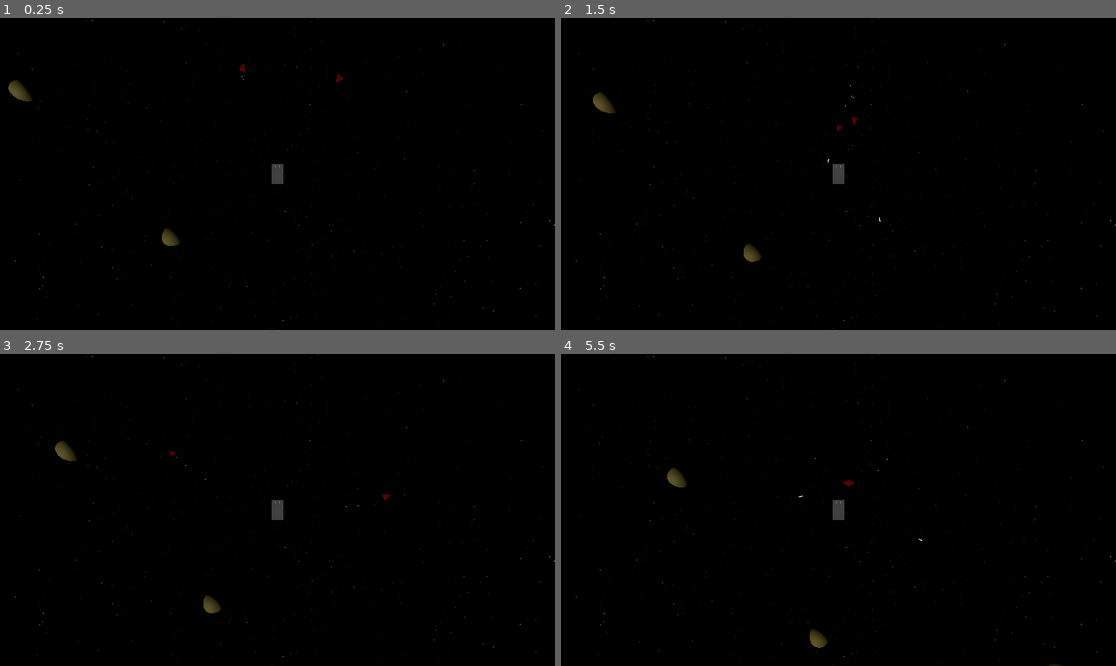
Above: before the commit, frames 1-4 (two rows, left to right).
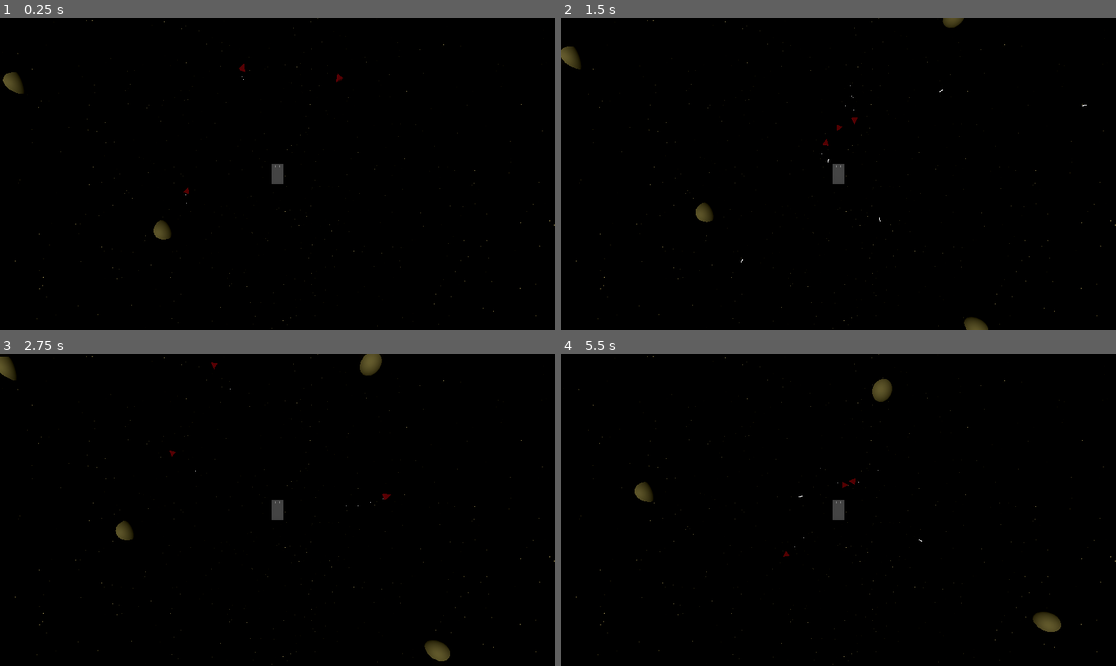
Above: after the commit, the same moments.

Repository: Kazuo256/mothership
Game: Godot game, scene res://main.tscn
The game is run twice, just before and just after one commit, with the same random seed, the same clock (stepped at 60 frames per second) and the same inputs.
Inputs:
- Up to frame 1 (0.25 s): no input
- Up to frame 2 (1.5 s): no input
- Up to frame 3 (2.75 s): no input
- Up to frame 4 (5.5 s): no input

The runs differ from the first frame. In frame 1, 0.4% of the frame differs, in the area x 0-62%, y 17-74%; in frame 2, 0.9%; in frame 3, 1.1%, in the area x 0-82%, y 0-99%; in frame 4, 1.0%.

Commit message:
Add mother ship and sutff

Diff:
--- /dev/null
+++ b/main.gd
@@ -0,0 +1,22 @@
+extends Node3D
+
+@export var space_scn: PackedScene
+
+@onready var camera_focus = $CameraFocus
+@onready var space: Space = null
+
+func _ready():
+	_reload_space()
+	pass
+
+func _reload_space():
+	if space != null:
+		space.tree_exited.connect(func():
+			space = null
+			_reload_space()
+		)
+		space.queue_free()
+	else:
+		space = space_scn.instantiate()
+		space.camera = camera_focus
+		add_child(space)
--- a/main.tscn
+++ b/main.tscn
@@ -1,6 +1,8 @@
-[gd_scene load_steps=8 format=3 uid="uid://c25j5gch8vw4j"]
+[gd_scene load_steps=10 format=3 uid="uid://c25j5gch8vw4j"]
 
 [ext_resource type="PackedScene" uid="uid://cmrd2phqetxr6" path="res://space/space.tscn" id="1_6nhv3"]
+[ext_resource type="Script" path="res://main.gd" id="1_k4m0i"]
+[ext_resource type="PackedScene" uid="uid://jtljxle4w8t5" path="res://space/camera/camera_focus.tscn" id="3_y3f2d"]
 
 [sub_resource type="Gradient" id="Gradient_knaus"]
 offsets = PackedFloat32Array(0.912698, 0.964286)
@@ -31,8 +33,10 @@
 volumetric_fog_density = 0.01
 
 [node name="Main" type="Node3D"]
-
-[node name="Space" parent="." instance=ExtResource("1_6nhv3")]
+script = ExtResource("1_k4m0i")
+space_scn = ExtResource("1_6nhv3")
 
 [node name="WorldEnvironment" type="WorldEnvironment" parent="."]
 environment = SubResource("Environment_byw2o")
+
+[node name="CameraFocus" parent="." instance=ExtResource("3_y3f2d")]
--- a/space/entity/property/ship_controller.gd
+++ b/space/entity/property/ship_controller.gd
@@ -10,3 +10,11 @@
 var shooting := {
 	Gun.PRIMARY: false,
 }
+
+func move_towards(dir: Vector3, speed: float):
+	var entity := OwnerEntity.from(self)
+	var xform_basis := entity.transform.basis
+	var angle := (-xform_basis.z).angle_to(dir)
+	var side := sign(xform_basis.x.dot(dir))
+	frontal_control = clamp(speed, 0.0, 1.0)
+	steer_control = -side * clamp(angle, -1, 1)
--- a/space/entity/ship/fighter/fighter.gd
+++ b/space/entity/ship/fighter/fighter.gd
@@ -33,17 +33,11 @@
 
 func _follow_player():
 	var diff := player_ship.position - position
-	var angle := (-transform.basis.z).angle_to(diff)
-	var side := sign(transform.basis.x.dot(diff))
-	ship_controller.frontal_control = 1.0
-	ship_controller.steer_control = -side * clamp(angle, -1, 1)
+	ship_controller.move_towards(diff, 1.0)
 
 func _turn_away():
 	var diff := position - player_ship.position
-	var angle := (-transform.basis.z).angle_to(diff)
-	var side := sign(transform.basis.x.dot(diff))
-	ship_controller.frontal_control = 1.0
-	ship_controller.steer_control = -side * clamp(angle, -1, 1)
+	ship_controller.move_towards(diff, 1.0)
 	retry_timer = get_tree().create_timer(turn_away_duration)
 	retry_timer.timeout.connect(func(): retry_timer = null)
 
--- a/space/entity/ship/fighter/fighter.tscn
+++ b/space/entity/ship/fighter/fighter.tscn
@@ -19,6 +19,9 @@
 [sub_resource type="PrismMesh" id="PrismMesh_xrhfc"]
 material = SubResource("StandardMaterial3D_x4o10")
 size = Vector3(0.3, 0.3, 0.2)
+
+[sub_resource type="CylinderShape3D" id="CylinderShape3D_22ndv"]
+radius = 0.2
 
 [sub_resource type="CapsuleShape3D" id="CapsuleShape3D_6d73k"]
 radius = 0.24533
@@ -51,13 +54,18 @@
 height = 6.46265
 radius = 1.28433
 
-[node name="Fighter" type="CharacterBody3D"]
+[node name="Fighter" type="CharacterBody3D" groups=["fighter"]]
+collision_layer = 6
+collision_mask = 4
 script = ExtResource("1_5m1tl")
 turn_away_duration = 1.5
 
 [node name="Mesh" type="MeshInstance3D" parent="."]
 transform = Transform3D(1, 0, 0, 0, -4.37114e-08, 1, 0, -1, -4.37114e-08, 0, 0, -0.0245943)
 mesh = SubResource("PrismMesh_xrhfc")
+
+[node name="CollisionShape3D" type="CollisionShape3D" parent="."]
+shape = SubResource("CylinderShape3D_22ndv")
 
 [node name="Hurtbox" type="Area3D" parent="."]
 collision_layer = 2
--- /dev/null
+++ b/space/entity/ship/mothership/mothership.gd
@@ -0,0 +1,11 @@
+extends CharacterBody3D
+
+@export var fighter_max := 20
+
+@onready var ship_controller = $ShipController as ShipController
+
+func _physics_process(_delta):
+	var figther_count = \
+			get_tree().get_nodes_in_group('fighter').size()
+	ship_controller.shooting[ShipController.Gun.PRIMARY] = \
+			figther_count < fighter_max
--- /dev/null
+++ b/space/entity/ship/mothership/mothership.tscn
@@ -0,0 +1,56 @@
+[gd_scene load_steps=9 format=3 uid="uid://b75w5l33qdiwg"]
+
+[ext_resource type="Script" path="res://space/entity/ship/mothership/mothership.gd" id="1_aoe5k"]
+[ext_resource type="Script" path="res://space/entity/property/ship_controller.gd" id="1_gteac"]
+[ext_resource type="Script" path="res://space/entity/property/gun.gd" id="2_7mr5l"]
+[ext_resource type="PackedScene" uid="uid://fhymupg8nv7x" path="res://space/entity/ship/fighter/fighter.tscn" id="3_kuhhp"]
+
+[sub_resource type="StandardMaterial3D" id="StandardMaterial3D_kxh4a"]
+albedo_color = Color(0.2, 0.0470588, 0.403922, 1)
+metallic = 0.54
+metallic_specular = 0.79
+roughness = 0.37
+
+[sub_resource type="CapsuleMesh" id="CapsuleMesh_jpl7r"]
+material = SubResource("StandardMaterial3D_kxh4a")
+radius = 10.0
+height = 40.0
+radial_segments = 8
+rings = 2
+
+[sub_resource type="CapsuleShape3D" id="CapsuleShape3D_yaxsi"]
+radius = 10.0
+height = 40.0
+
+[sub_resource type="CylinderMesh" id="CylinderMesh_tanj5"]
+top_radius = 0.0
+height = 1.0
+
+[node name="Mothership" type="CharacterBody3D"]
+collision_layer = 6
+collision_mask = 4
+script = ExtResource("1_aoe5k")
+
+[node name="MeshInstance3D" type="MeshInstance3D" parent="."]
+transform = Transform3D(1, 0, 0, 0, -4.37114e-08, -1, 0, 1, -4.37114e-08, 0, 0, 0)
+mesh = SubResource("CapsuleMesh_jpl7r")
+
+[node name="CollisionShape3D" type="CollisionShape3D" parent="."]
+transform = Transform3D(1, 0, 0, 0, -4.37114e-08, -1, 0, 1, -4.37114e-08, 0, 0, 0)
+shape = SubResource("CapsuleShape3D_yaxsi")
+
+[node name="ShipController" type="Node3D" parent="."]
+script = ExtResource("1_gteac")
+
+[node name="Gun" type="Node3D" parent="." node_paths=PackedStringArray("ship_controller")]
+transform = Transform3D(1, 0, 0, 0, 1, 0, 0, 0, 1, 12.4994, 0, 0.550941)
+script = ExtResource("2_7mr5l")
+ship_controller = NodePath("../ShipController")
+ship_gun = 0
+projectile_scn = ExtResource("3_kuhhp")
+cooldown_duration = 10.0
+warmup_duration = 0.0
+
+[node name="MeshInstance3D" type="MeshInstance3D" parent="Gun"]
+transform = Transform3D(2.98023e-08, 1, 4.37114e-08, 0, -4.37114e-08, 1, 1, -2.98023e-08, -8.88178e-16, 0, 0, 0)
+mesh = SubResource("CylinderMesh_tanj5")
--- a/space/entity/ship/player_ship/player_ship.tscn
+++ b/space/entity/ship/player_ship/player_ship.tscn
@@ -32,7 +32,9 @@
 [sub_resource type="BoxShape3D" id="BoxShape3D_m28nx"]
 size = Vector3(0.6, 0.4, 1)
 
-[node name="PlayerShip" type="CharacterBody3D"]
+[node name="PlayerShip" type="CharacterBody3D" groups=["player"]]
+collision_layer = 5
+collision_mask = 4
 motion_mode = 1
 script = ExtResource("1_bo38g")
 
--- a/space/space.gd
+++ b/space/space.gd
@@ -1,7 +1,10 @@
-extends Node3D
+class_name Space extends Node3D
+
+var camera: Node3D
 
 func _ready():
 	connect_spawn_signals(self)
+	_attach_camera_to_player()
 
 func _spawn(node: Node3D):
 	add_child(node)
@@ -11,3 +14,14 @@
 	if node.has_signal('spawn_requested'):
 		node.connect('spawn_requested', self._spawn)
 	node.get_children().map(connect_spawn_signals)
+
+func _attach_camera_to_player():
+	var player: PlayerShip = null
+	for node in get_tree().get_nodes_in_group('player'):
+		if node is PlayerShip:
+			player = node
+			break
+	assert(player != null)
+	var remote_xform = RemoteTransform3D.new()
+	remote_xform.remote_path = camera.get_path()
+	player.add_child(remote_xform)
--- a/space/space.tscn
+++ b/space/space.tscn
@@ -1,31 +1,34 @@
 [gd_scene load_steps=6 format=3 uid="uid://cmrd2phqetxr6"]
 
 [ext_resource type="Script" path="res://space/space.gd" id="1_5cuiw"]
-[ext_resource type="PackedScene" uid="uid://jtljxle4w8t5" path="res://space/camera/camera_focus.tscn" id="1_8nnqv"]
 [ext_resource type="PackedScene" uid="uid://bqn5aseil26xe" path="res://space/entity/ship/player_ship/player_ship.tscn" id="2_ibj3n"]
 [ext_resource type="PackedScene" uid="uid://fhymupg8nv7x" path="res://space/entity/ship/fighter/fighter.tscn" id="4_71xu5"]
 [ext_resource type="PackedScene" uid="uid://dccq5kagdako6" path="res://space/entity/asteroid/asteroid.tscn" id="4_emhkt"]
+[ext_resource type="PackedScene" uid="uid://b75w5l33qdiwg" path="res://space/entity/ship/mothership/mothership.tscn" id="5_4v7qb"]
 
 [node name="Space" type="Node3D"]
 script = ExtResource("1_5cuiw")
 
-[node name="CameraFocus" parent="." instance=ExtResource("1_8nnqv")]
-
 [node name="PlayerShip" parent="." instance=ExtResource("2_ibj3n")]
 
 [node name="RemoteTransform3D" type="RemoteTransform3D" parent="PlayerShip"]
-remote_path = NodePath("../../CameraFocus")
 update_rotation = false
 update_scale = false
 
 [node name="DirectionalLight3D" type="DirectionalLight3D" parent="."]
-transform = Transform3D(0.707107, 0.5, -0.5, 0, 0.707107, 0.707107, 0.707107, -0.5, 0.5, 0, 0, 0)
+transform = Transform3D(0.707107, 0.5, -0.5, 0.214196, 0.522425, 0.825344, 0.673884, -0.690704, 0.262312, 0, 0, 0)
 
 [node name="Fighter" parent="." instance=ExtResource("4_71xu5")]
 transform = Transform3D(1, 0, 0, 0, 1, 0, 0, 0, 1, -1.70531, -1.90735e-06, -5.09459)
 
 [node name="Fighter2" parent="." instance=ExtResource("4_71xu5")]
 transform = Transform3D(1, 0, 0, 0, 1, 0, 0, 0, 1, 3.0367, -1.90735e-06, -4.59749)
+
+[node name="Fighter3" parent="." instance=ExtResource("4_71xu5")]
+transform = Transform3D(1, 0, 0, 0, 1, 0, 0, 0, 1, -4.42349, 0, 0.942938)
+
+[node name="Mothership" parent="." instance=ExtResource("5_4v7qb")]
+transform = Transform3D(0.564333, 0, -0.825547, 0, 1, 0, 0.825547, 0, 0.564333, -28.5294, 0, -37.9025)
 
 [node name="Asteroid" parent="." instance=ExtResource("4_emhkt")]
 transform = Transform3D(1, 0, 0, 0, 1, 0, 0, 0, 1, 7.00586, 3.8147e-06, -8.46328)
Not shown: 1 places in space/entity/ship/fighter/fighter.tscn that only renumber resources
